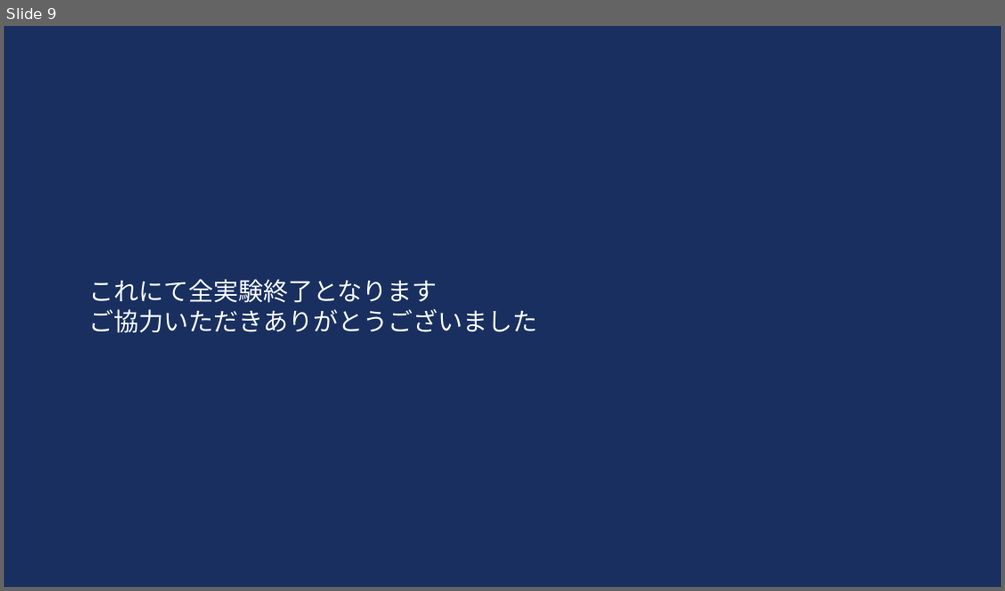
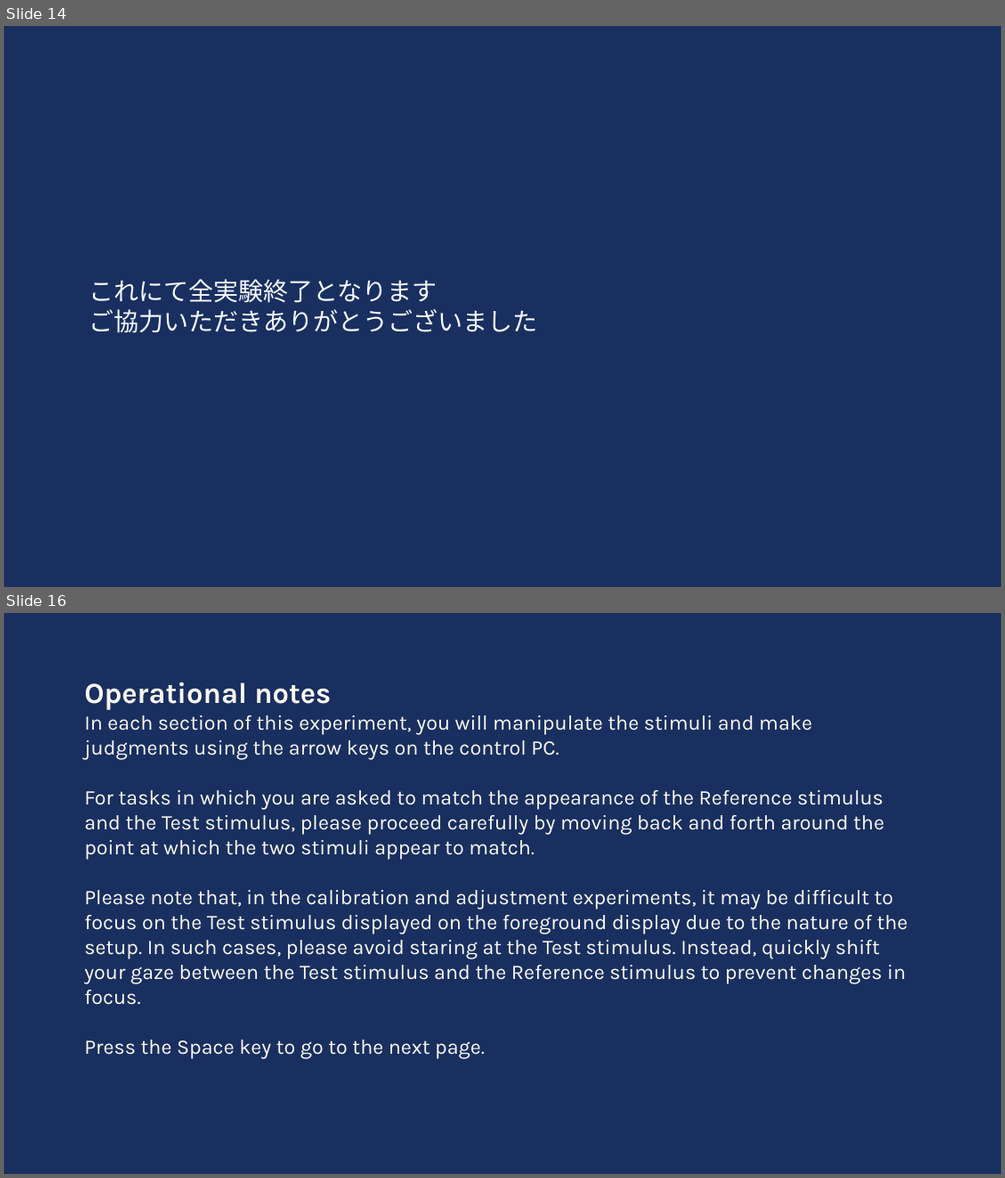
Before and after one commit to HAMADAKAZUKI2423/lab, a slide deck: tex/ethicsreview/ethics_review_visibility/別紙2評価実験説明.pptx. Shown one above the other, each under a label of ours: slide 9 before the commit, slides 14 and 16 after it; the slides between them are not shown. The pictures are 1005x591 and 1005x1178 pixels, drawn with LibreOffice and Linux fonts; fonts in the diff are those of the drawing. Boxes give left, top, right and bottom in pixels: in the first picture for what was removed or moved away, otherwise in the second. Text is boxed around its words. In the diff, an @@ line names an element or a change of style, - is before the commit and + after.

```diff
--- a/tex/ethicsreview/ethics_review_visibility/別紙2評価実験説明.pptx
+++ b/tex/ethicsreview/ethics_review_visibility/別紙2評価実験説明.pptx
@@ slide 16 added at bbox=[4, 613, 1001, 1174], background #192F60 @@
@@ text added at bbox=[84, 682, 908, 1005], 20 pt, text #FCFAF2 @@
+Operational notes
+In each section of this experiment, you will manipulate the stimuli and make judgments using the arrow keys on the control PC.
+For tasks in which you are asked to match the appearance of the Reference stimulus and the Test stimulus, please proceed carefully by moving back and forth around the point at which the two stimuli appear to match.
+Please note that, in the calibration and adjustment experiments, it may be difficult to focus on the Test stimulus displayed on the foreground display due to the nature of the setup. In such cases, please avoid staring at the Test stimulus. Instead, quickly shift your gaze between the Test stimulus and the Reference stimulus to prevent changes in focus.
+Press the Space key to go to the next page.
@@ what was slide 9 is now slide 14 @@
```
Also in this commit, not shown: 5 slides changed, 16 other slides added.
